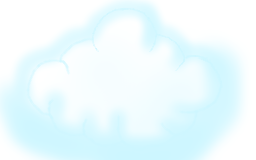
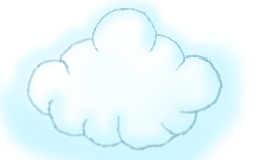
Layer changes from the first (256, 160) image to the second:
painted on "Layer #1" over (26, 8, 223, 151)
